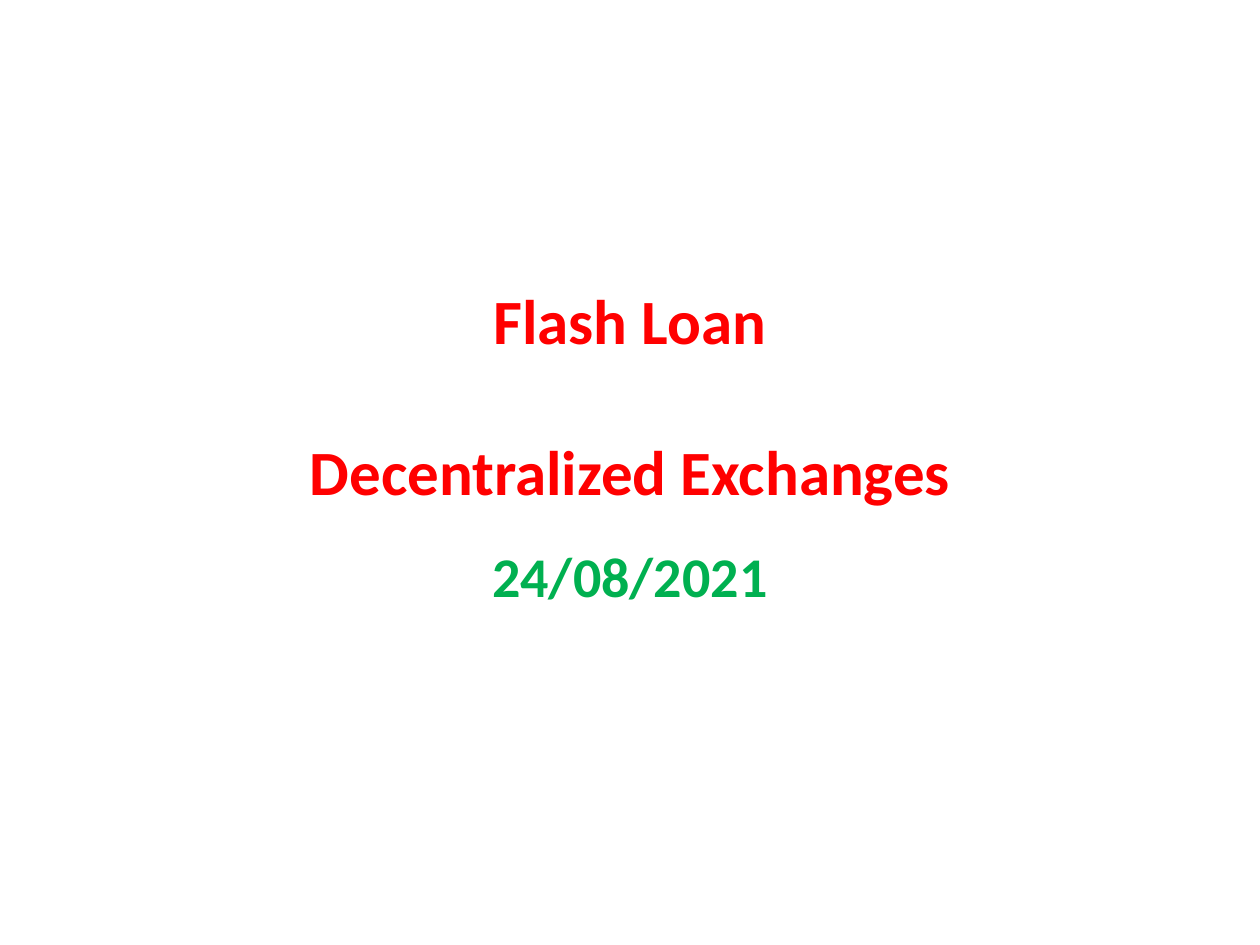
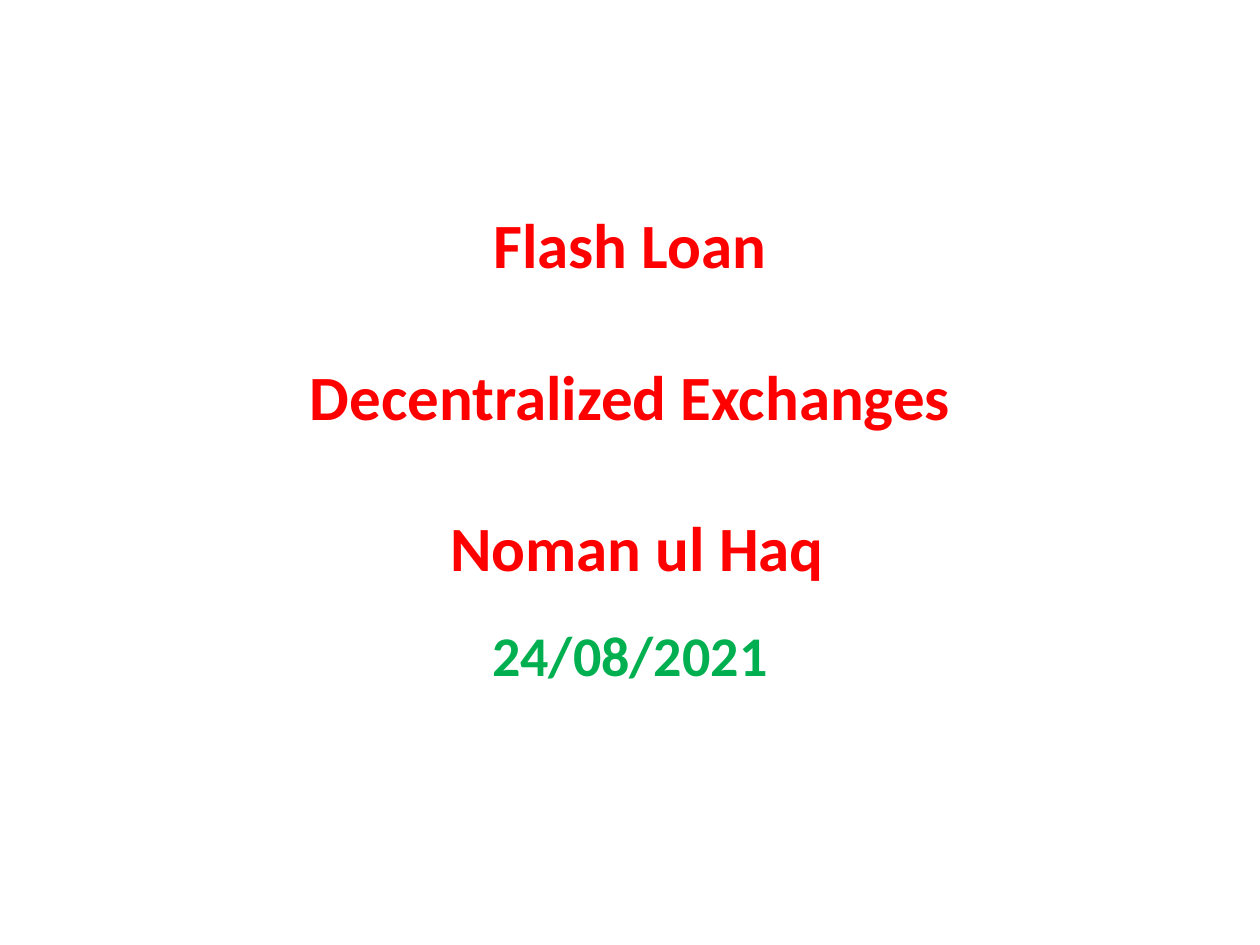
Before and after one commit to nomanhaq/ReadingMaterial, a slide deck: slide 1 of BlockChain/DeFi Presentations/Flash Loan and DEX.pptx. Drawn at 1260x945 pixels with LibreOffice and Linux fonts; fonts in the diff are those of the drawing; background and template pictures are left out. Boxes give left, top, right and bottom in pixels: in the first picture for what was removed or moved away, otherwise in the second. Text is boxed around its words. In the diff, an @@ line names an element or a change of style, - is before the commit and + after.

```diff
--- a/BlockChain/DeFi Presentations/Flash Loan and DEX.pptx
+++ b/BlockChain/DeFi Presentations/Flash Loan and DEX.pptx
@@ title at [310,223,950,581]: text changed @@
-Flash Loan
-Decentralized Exchanges
+Flash Loan
+Decentralized Exchanges
+Noman ul Haq
@@ subtitle "24/08/2021": place and size @@
-subtitle "24/08/2021" at [492,557,767,600]
+subtitle "24/08/2021" at [492,636,767,679]
```
Also in this commit, not shown: 2 other files.
